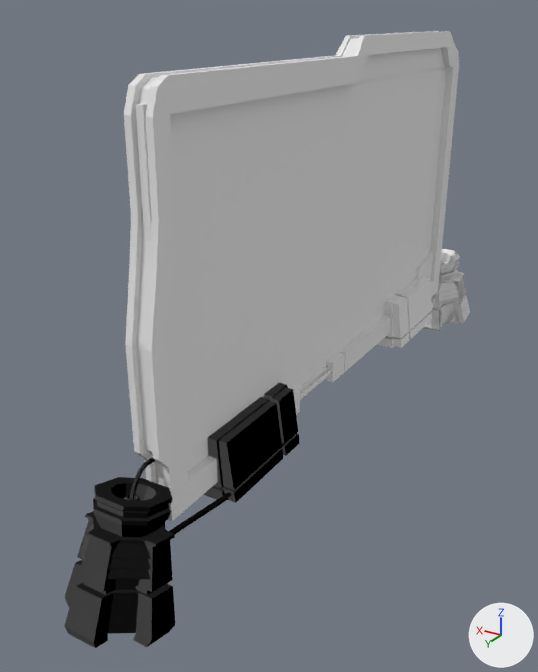
What one commit did to the OBJ model Project_Velocity/Assets/_Art/Models/Chapter_1/BillBoard_GEO.obj.
One viewpoint serves both versions: a camera (50 mm lens) standing at (-9.8, 20.6, 11.2) and looking at (1.3, 2.0, 1.9). Arrows for +X, +Y and +Z are at lower right; the lights stay in place. Where no turn or scale is listed for an object, it has been applied to the vertices. Vertices at the same position are counted once.

In view in the first picture: 'BillBoard_GEO'.
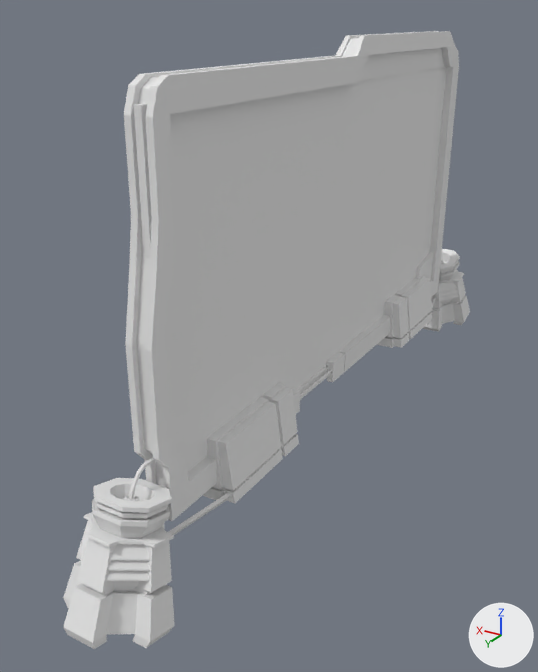
What the commit changed:
me_billboard_geo is used by ob_billboard_geo; location (0.0, 0.0, 0.0).
me_billboard_geo had 2763 vertices, 2714 faces and spanned x -1.3..1.3, y -12.3..12.2, z -1.9..10.7.
me_billboard_geo now has 2195 vertices, 2078 faces and spans x -1.3..1.3, y -12.3..12.3, z -1.9..10.7.
me_billboard_geo part 1: a new loose piece of 40 vertices spanning x -0.9..0.9, y 9.8..11.7, z -0.8..-0.1, in mat_lambert3sg (white #e7e7e7).
me_billboard_geo part 2: 32 vertices moved from x -0.7..0.7, y 4.8..11.0, z -0.8..1.5 to x -0.8..0.8, y 4.8..11.0, z -0.7..1.5; 329 vertices removed from x -1.0..1.0, y -9.1..11.6, z -0.8..9.6; 127 vertices added at x -1.0..1.0, y -8.9..11.7, z -0.8..9.6.
me_billboard_geo part 3: 5 vertices moved within x -0.3..0.1, y -10.3..-9.8, z 0.5..1.3; 406 vertices removed from x -1.3..1.3, y -12.3..-9.4, z -1.9..1.6.
me_billboard_geo no longer uses material mat_lambert2sg (white #e7e7e7).
me_billboard_geo no longer uses material mat_initialshadinggroup (white #e7e7e7).

What differs and where, as boxes [x1, y1, x2, y2] in the pictures (538 x 672 px):
'BillBoard_GEO', reshaped
    before: [64, 31, 470, 648]
    after: [63, 31, 470, 649]
part 1 of me_billboard_geo, added
    after: [83, 584, 150, 596]
part 2 of me_billboard_geo, cut back
    before: [76, 104, 298, 599]
    after: [74, 104, 297, 600]
part 3 of me_billboard_geo, cut back
    before: [423, 249, 470, 332]
    after: [439, 274, 453, 287]
